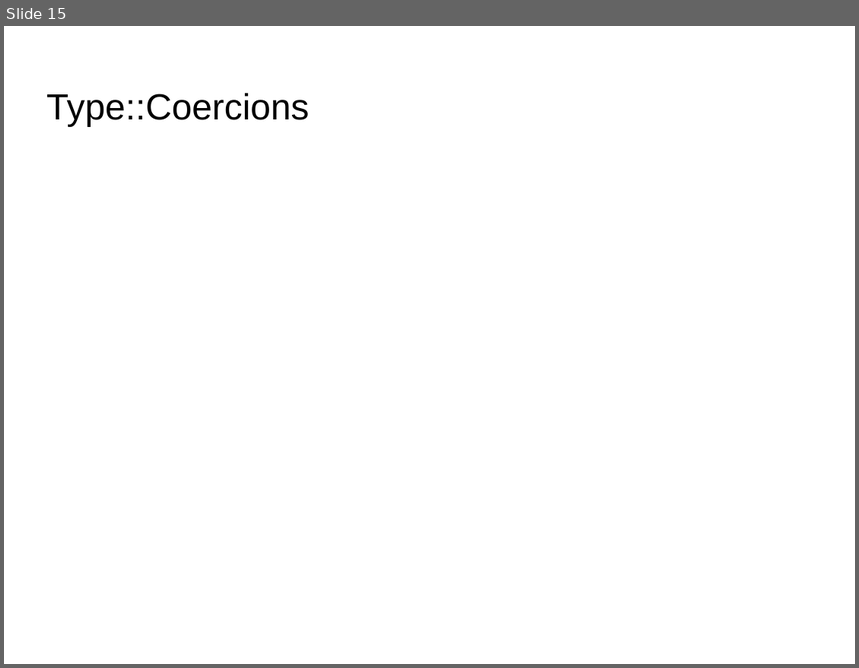
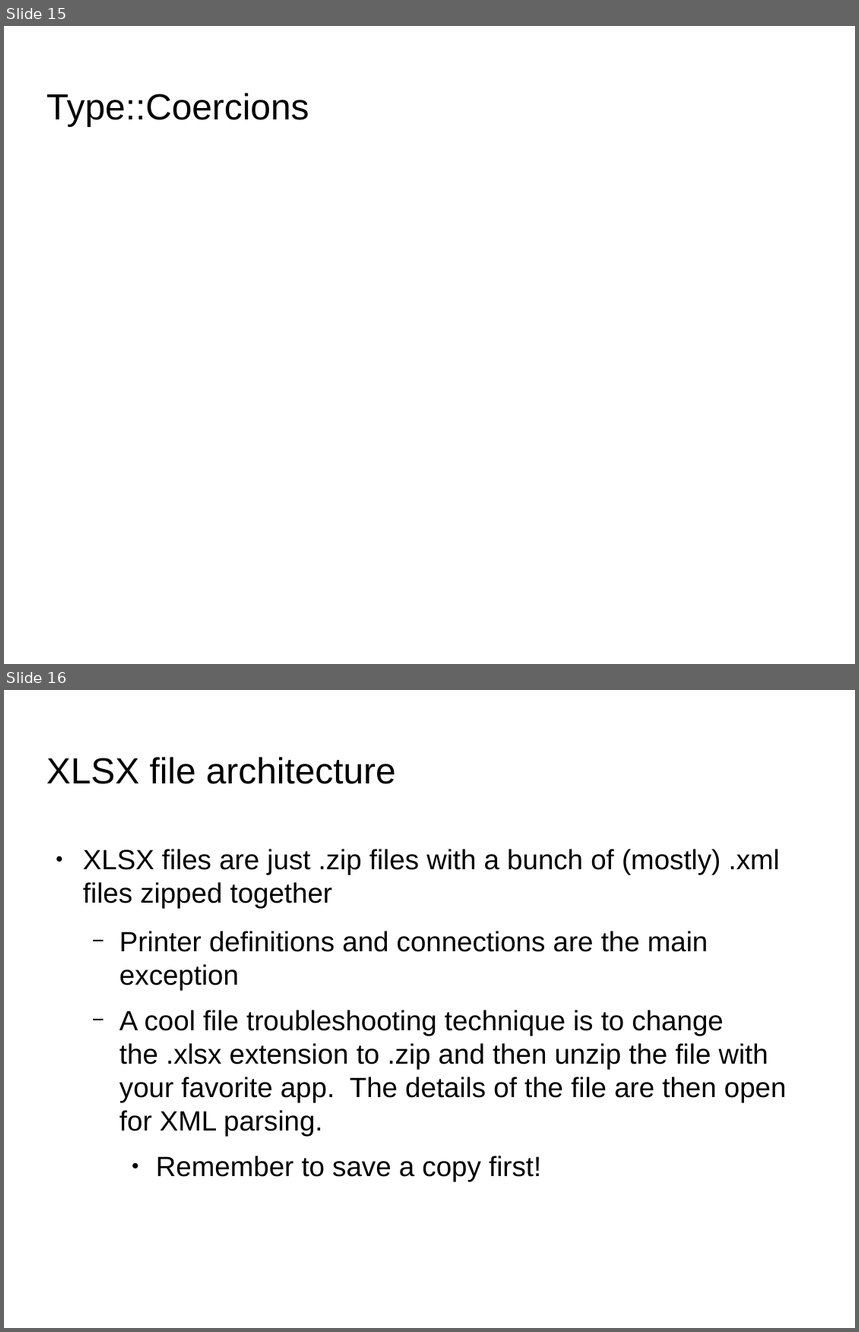
Before and after one commit to jandrew/Spreadsheet-XLSX-Reader-LibXML, a slide deck: SVPerlTalk.odp. Shown one above the other, each under a label of ours: slide 15 before the commit, slides 15 and 16 after it. The pictures are 859x668 and 859x1332 pixels, drawn with LibreOffice and Linux fonts; fonts in the diff are those of the drawing; background and template pictures are left out. Boxes give left, top, right and bottom in pixels: in the first picture for what was removed or moved away, otherwise in the second. Text is boxed around its words. In the diff, an @@ line names an element or a change of style, - is before the commit and + after.

```diff
--- a/SVPerlTalk.odp
+++ b/SVPerlTalk.odp
@@ slide 16 added at (x1=4, y1=690, x2=855, y2=1328), background picture (left out) @@
@@ title added at (x1=47, y1=757, x2=396, y2=784), 33.9 pt, text #000000 @@
+XLSX file architecture
@@ text added at (x1=83, y1=849, x2=787, y2=1182), 26 pt, text #000000 @@
+● XLSX files are just .zip files with a bunch of (mostly) .xml files zipped together
+  − Printer definitions and connections are the main exception
+  − A cool file troubleshooting technique is to change the .xlsx extension to .zip and then unzip the file with your favorite app. The details of the file are then open for XML parsing.
+    ● Remember to save a copy first!
```
Also in this commit, not shown: 3 slides changed, 3 other slides added, 33 other files.
